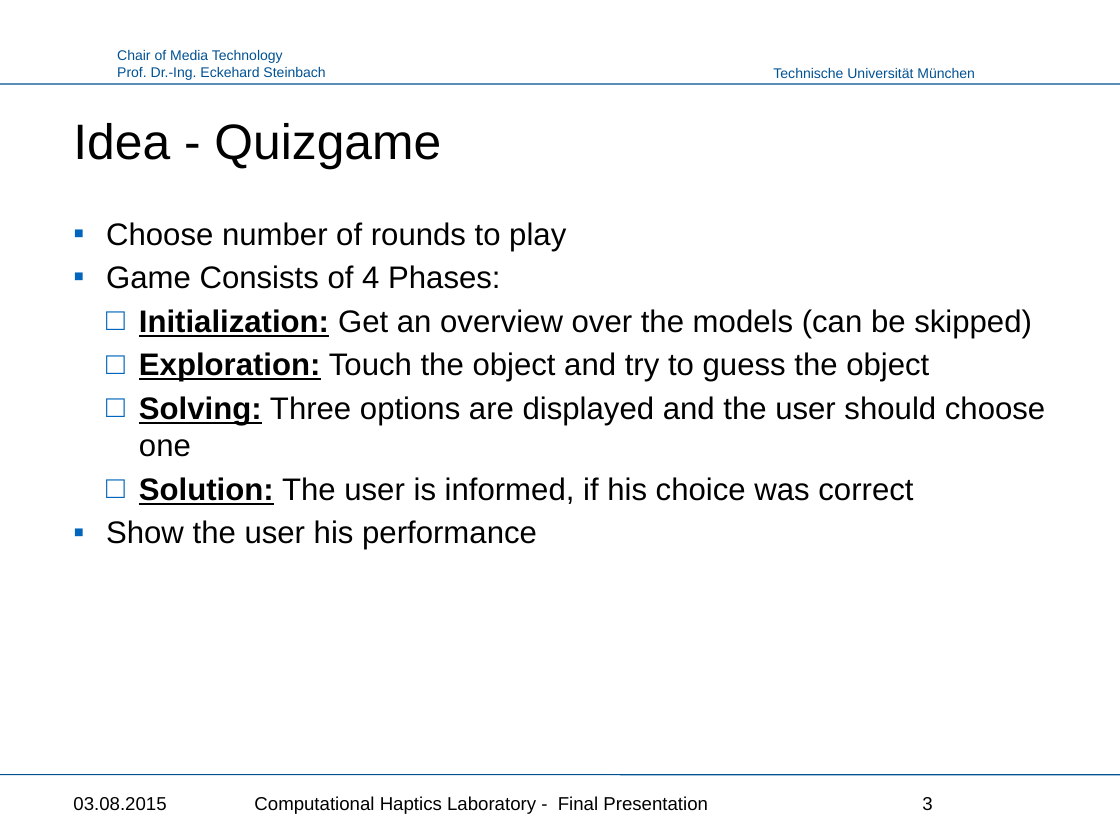
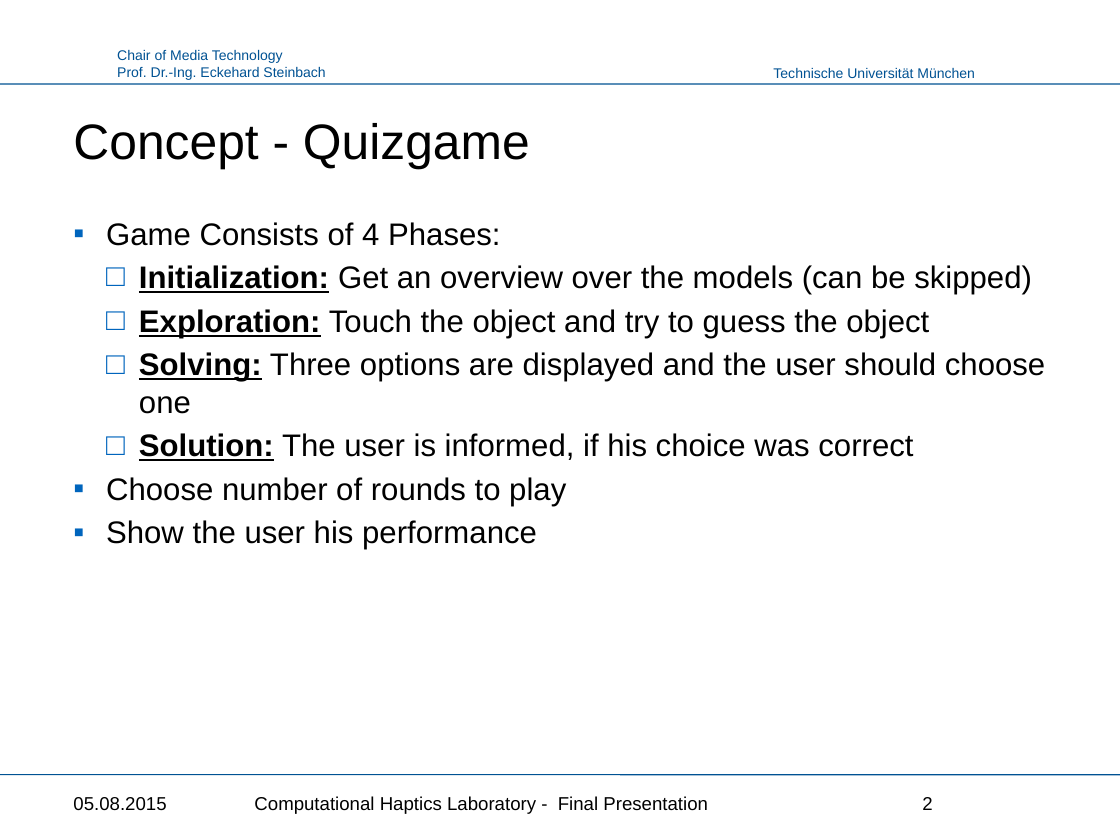
Before and after one commit to Punkbuster0401/HapticsLab, a slide deck: slide 2 of Haptics_Presentation.pptx (slide 3 before the commit). Drawn at 1120x840 pixels with LibreOffice and Linux fonts; fonts in the diff are those of the drawing; background and template pictures are left out. Boxes give left, top, right and bottom in pixels: in the first picture for what was removed or moved away, otherwise in the second. Text is boxed around its words. In the diff, an @@ line names an element or a change of style, - is before the commit and + after.

```diff
--- a/Haptics_Presentation.pptx
+++ b/Haptics_Presentation.pptx
@@ title at bbox=[73, 123, 530, 169]: text changed @@
-Idea - Quizgame
+Concept - Quizgame
@@ text at bbox=[106, 222, 566, 251]: paragraph removed @@
-▪ Choose number of rounds to play
@@ text at bbox=[106, 477, 566, 506]: paragraph added @@
+▪ Choose number of rounds to play
@@ text at bbox=[73, 797, 166, 811]: text changed @@
-03.08.2015
+05.08.2015
@@ page number at bbox=[922, 797, 932, 810]: text changed @@
-3
+2
```
Also in this commit, not shown: 10 other slides changed, 6 slides added, 1 other file.
